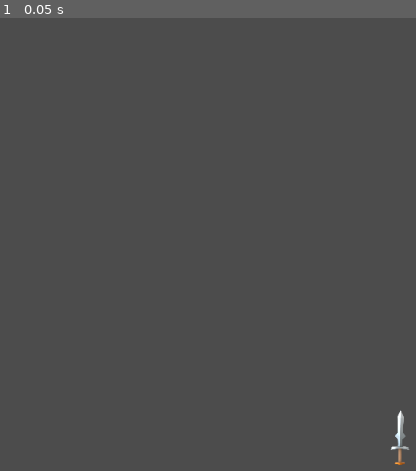
Above: before the commit, frame 1.
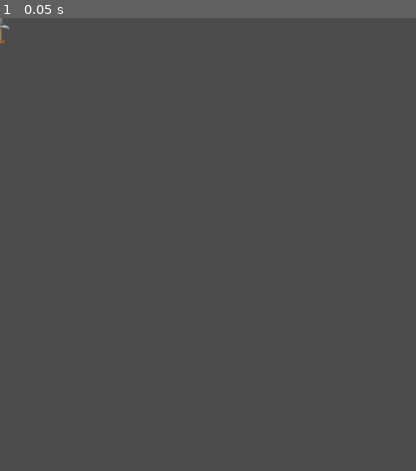
Above: after the commit, the same moment.

Repository: efenstakes/fruity-game
Game: Godot game, scene res://scenes/Knife.tscn
Same seed, same stepped clock (60 frames per second), same inputs: the game is played once before the commit and once after it. The project has no main scene, so this scene is started directly.
Inputs:
- Up to frame 1 (0.05 s): no input

The runs differ from the first frame. In frame 1, 0.2% of the frame differs, in the area x 0-99%, y 0-99%.
Error after the commit: Parse Error: The identifier "EventManager" isn't declared in the current scope. (res://scripts/Knife.gd:49)

Commit message:
emit in flight event when knife starts flying

Diff:
--- a/scripts/Knife.gd
+++ b/scripts/Knife.gd
@@ -46,3 +46,4 @@
 func initiate_flight():
 	is_in_flight = true
 	# signal that we are in flight
+	EventManager.knife_flight_started_event()
